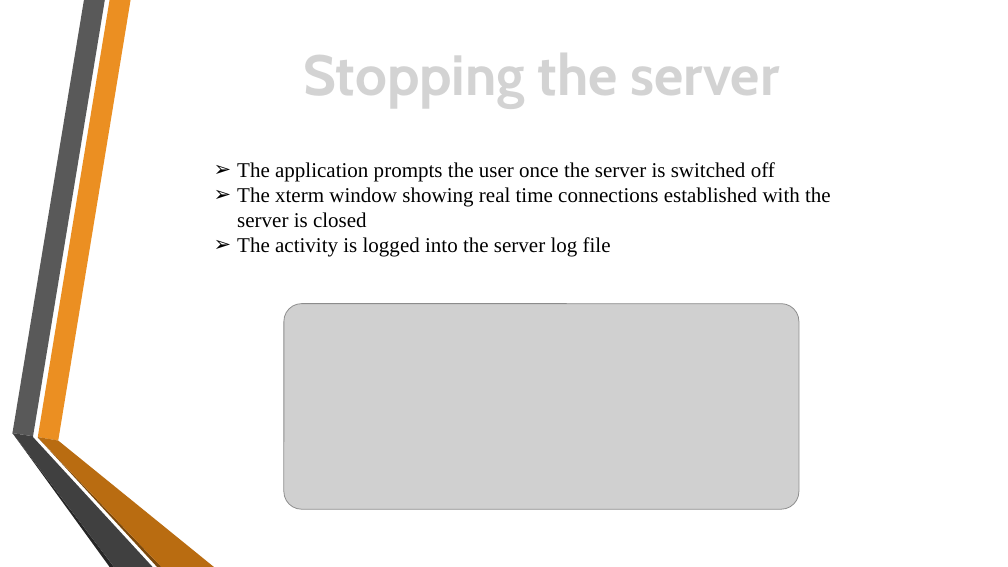
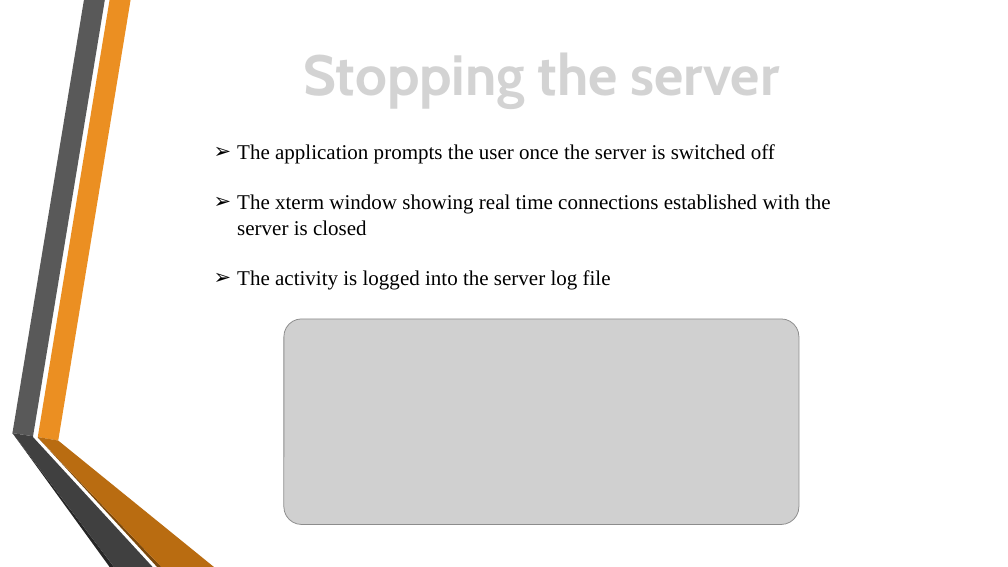
Before and after one commit to krithick14/EZ-ADMIN, a slide deck: slide 4 of Docs/Project.pptx. Drawn at 1008x567 pixels with LibreOffice and Linux fonts; fonts in the diff are those of the drawing; grey boxes stand for pictures; background and template pictures are left out. Boxes give left, top, right and bottom in pixels: in the first picture for what was removed or moved away, otherwise in the second. Text is boxed around its words. In the diff, an @@ line names an element or a change of style, - is before the commit and + after.

```diff
--- a/Docs/Project.pptx
+++ b/Docs/Project.pptx
@@ text "The application prompts the user ..." rewrapped from box(237, 162, 831, 257) to box(237, 144, 831, 290) @@
@@ picture: place and size @@
-picture at box(284, 304, 799, 510)
+picture at box(284, 319, 799, 525)
```
Also in this commit, not shown: 10 other slides changed.
